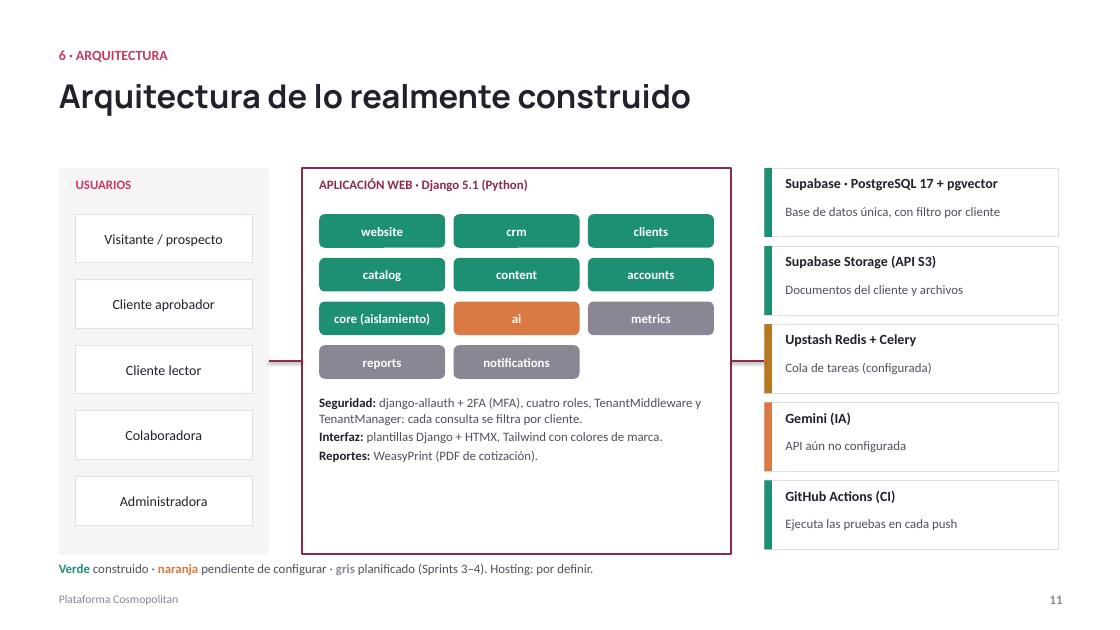
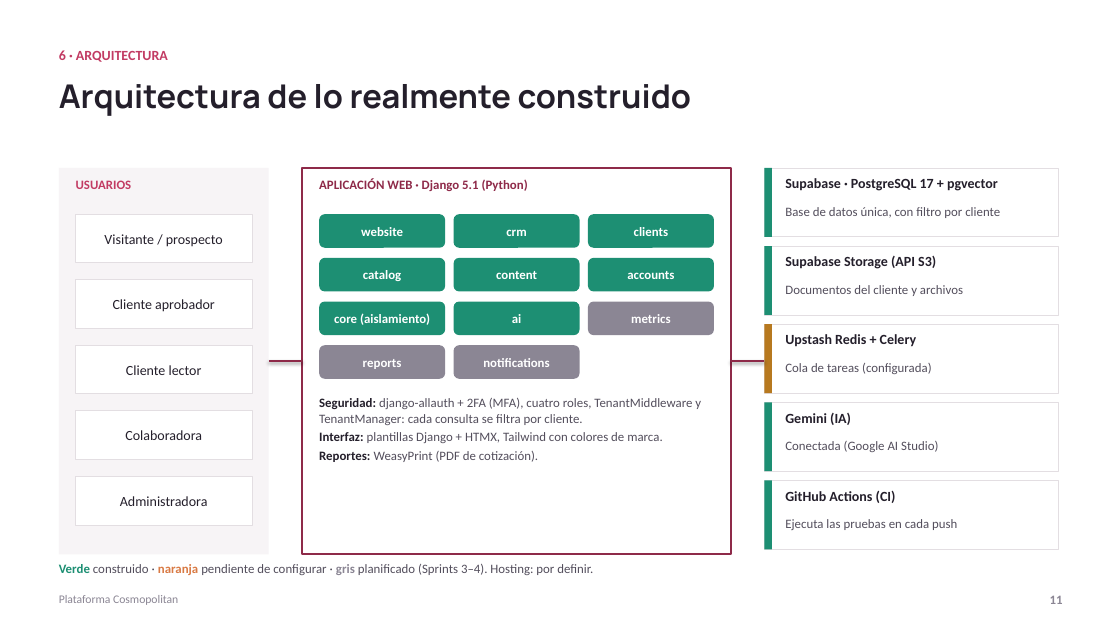
Before and after one commit to ChristianCuadra/capstone, a slide deck: slide 11 of Fase 2/Presentacion-Cosmopolitan.pptx. Drawn at 1120x630 pixels with LibreOffice and Linux fonts; fonts in the diff are those of the drawing. Boxes give left, top, right and bottom in pixels: in the first picture for what was removed or moved away, otherwise in the second. Text is boxed around its words. In the diff, an @@ line names an element or a change of style, - is before the commit and + after.

```diff
--- a/Fase 2/Presentacion-Cosmopolitan.pptx
+++ b/Fase 2/Presentacion-Cosmopolitan.pptx
@@ rounded rectangle at (454,302,580,335): fill #D97A44 to #1D8F73 @@
@@ rectangle at (765,402,772,471): fill #D97A44 to #1D8F73 @@
@@ text at (785,441,938,452): text changed @@
-API aún no configurada
+Conectada (Google AI Studio)
```
Also in this commit, not shown: 7 other slides changed, 2 other files.
